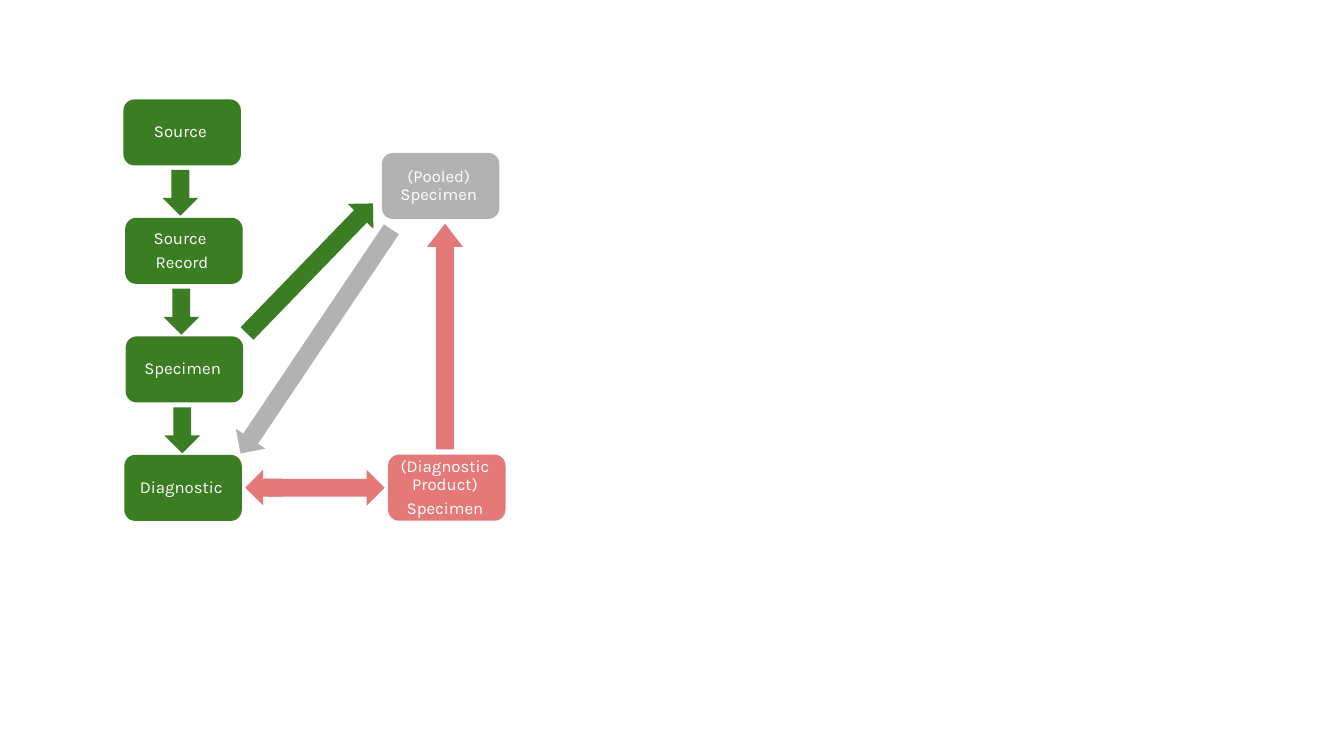
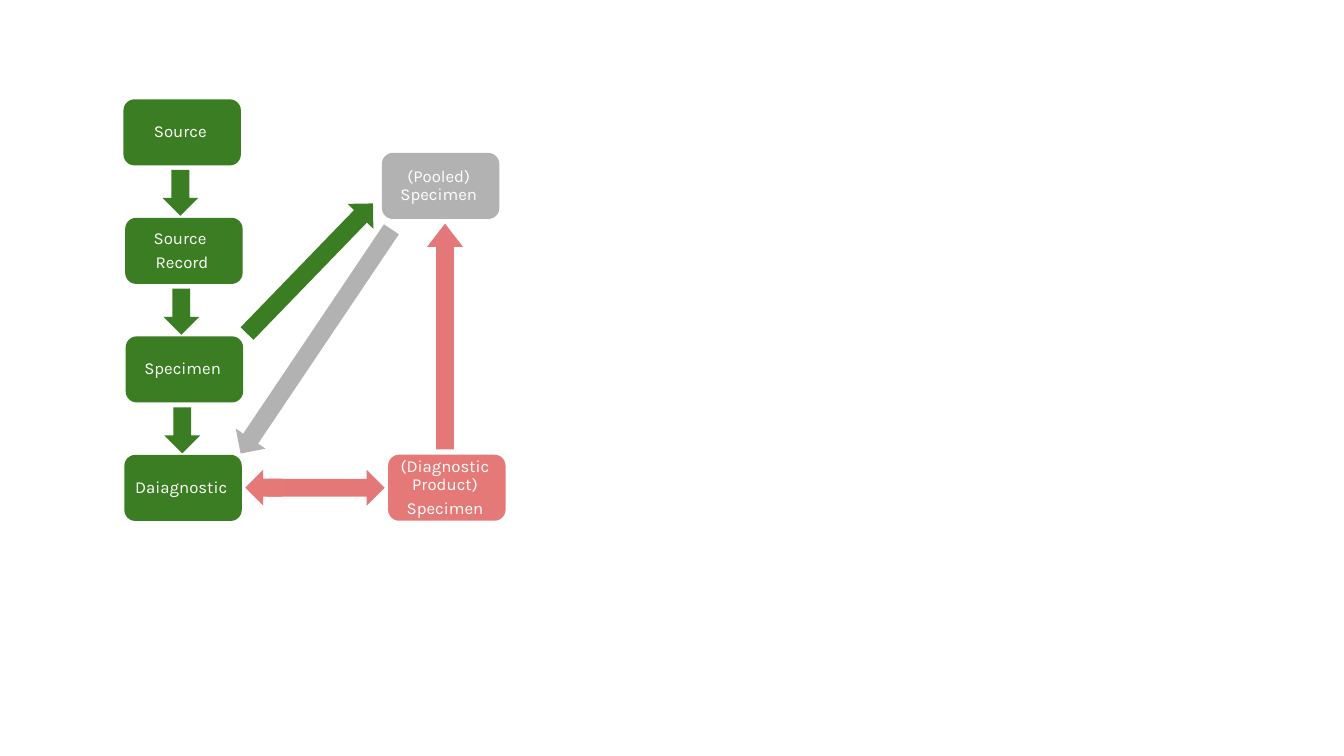
Before and after one commit to dmontecino/WH_Database, a slide deck: slide 25 of Pictures_and_diagrams/diagrams_for_data_model_manual.pptx. Drawn at 1344x756 pixels with LibreOffice and Linux fonts; fonts in the diff are those of the drawing. Boxes give left, top, right and bottom in pixels: in the first picture for what was removed or moved away, otherwise in the second. Text is boxed around its words. In the diff, an @@ line names an element or a change of style, - is before the commit and + after.

```diff
--- a/Pictures_and_diagrams/diagrams_for_data_model_manual.pptx
+++ b/Pictures_and_diagrams/diagrams_for_data_model_manual.pptx
@@ text in rectangle at bbox=[135, 481, 227, 497]: text changed @@
-Diagnostic
+Daiagnostic
```
Also in this commit, not shown: 44 other files.
